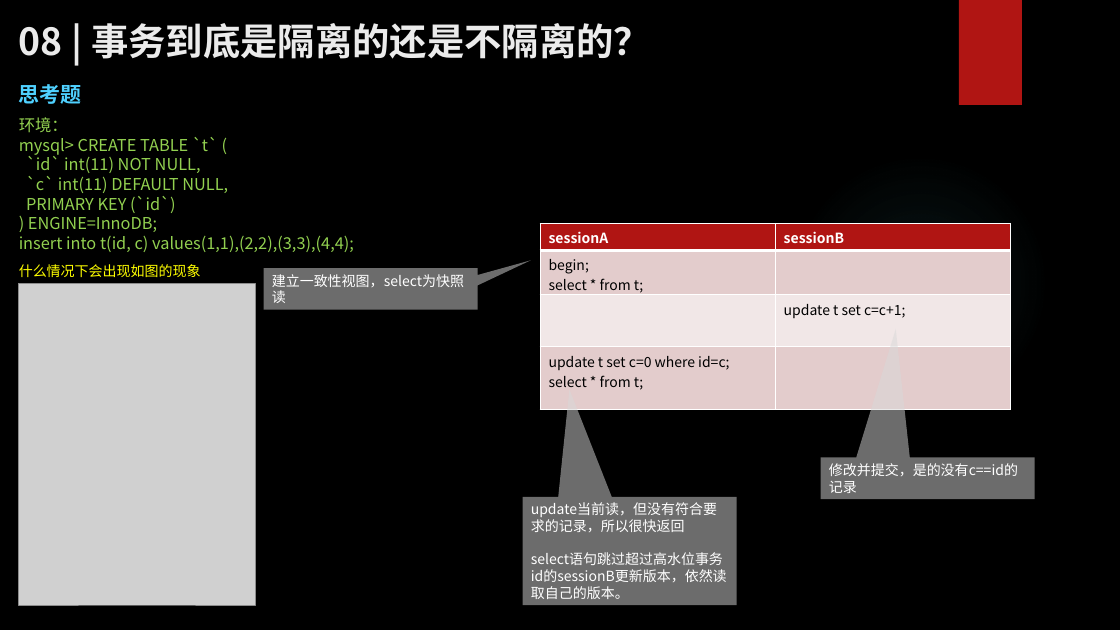
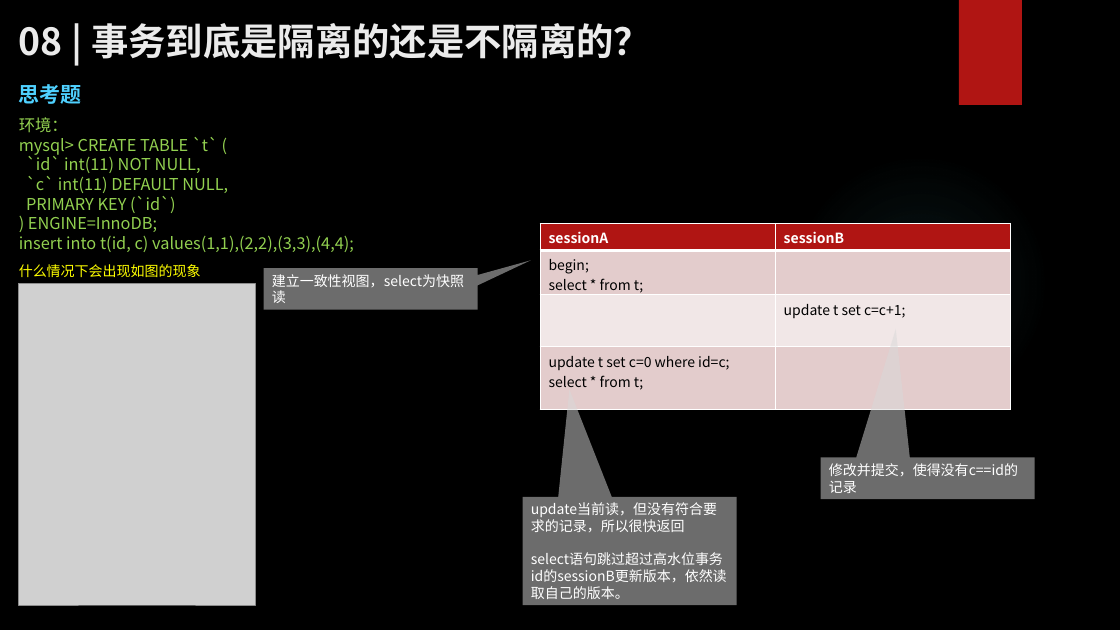
Before and after one commit to zhangkekf/reading-notes, a slide deck: slide 9 of MySQL实战/08事务到底是隔离的还是不隔离的？.pptx. Drawn at 1120x630 pixels with LibreOffice and Linux fonts; fonts in the diff are those of the drawing; grey boxes stand for pictures; background and template pictures are left out. Boxes give left, top, right and bottom in pixels: in the first picture for what was removed or moved away, otherwise in the second. Text is boxed around its words. In the diff, an @@ line names an element or a change of style, - is before the commit and + after.

```diff
--- a/MySQL实战/08事务到底是隔离的还是不隔离的？.pptx
+++ b/MySQL实战/08事务到底是隔离的还是不隔离的？.pptx
@@ text in speech box at [829, 463, 1018, 476]: text changed @@
-修改并提交，是的没有c==id的记录
+修改并提交，使得没有c==id的记录
```
Also in this commit, not shown: 1 other slide changed, 1 other file.
